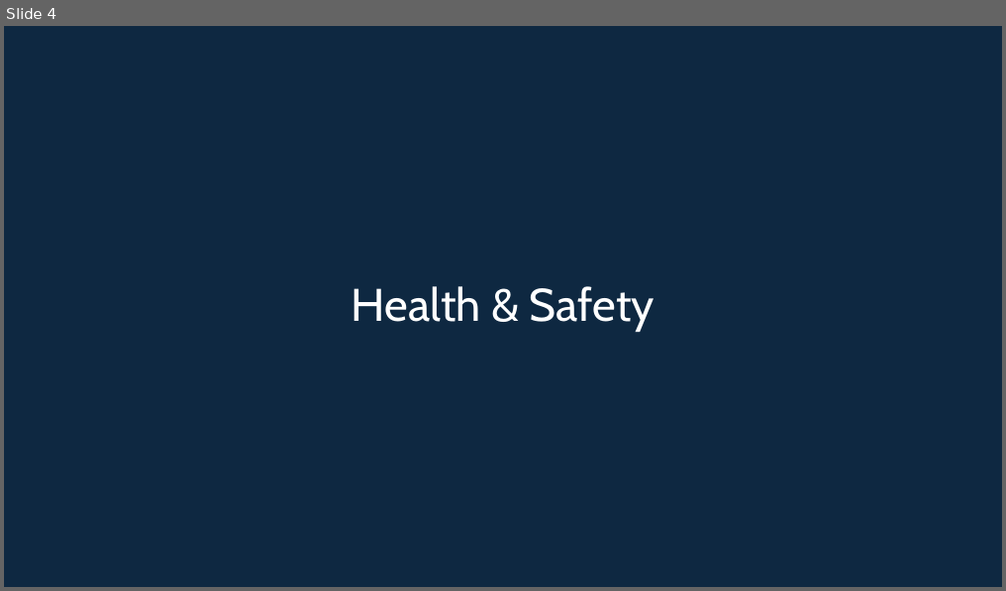
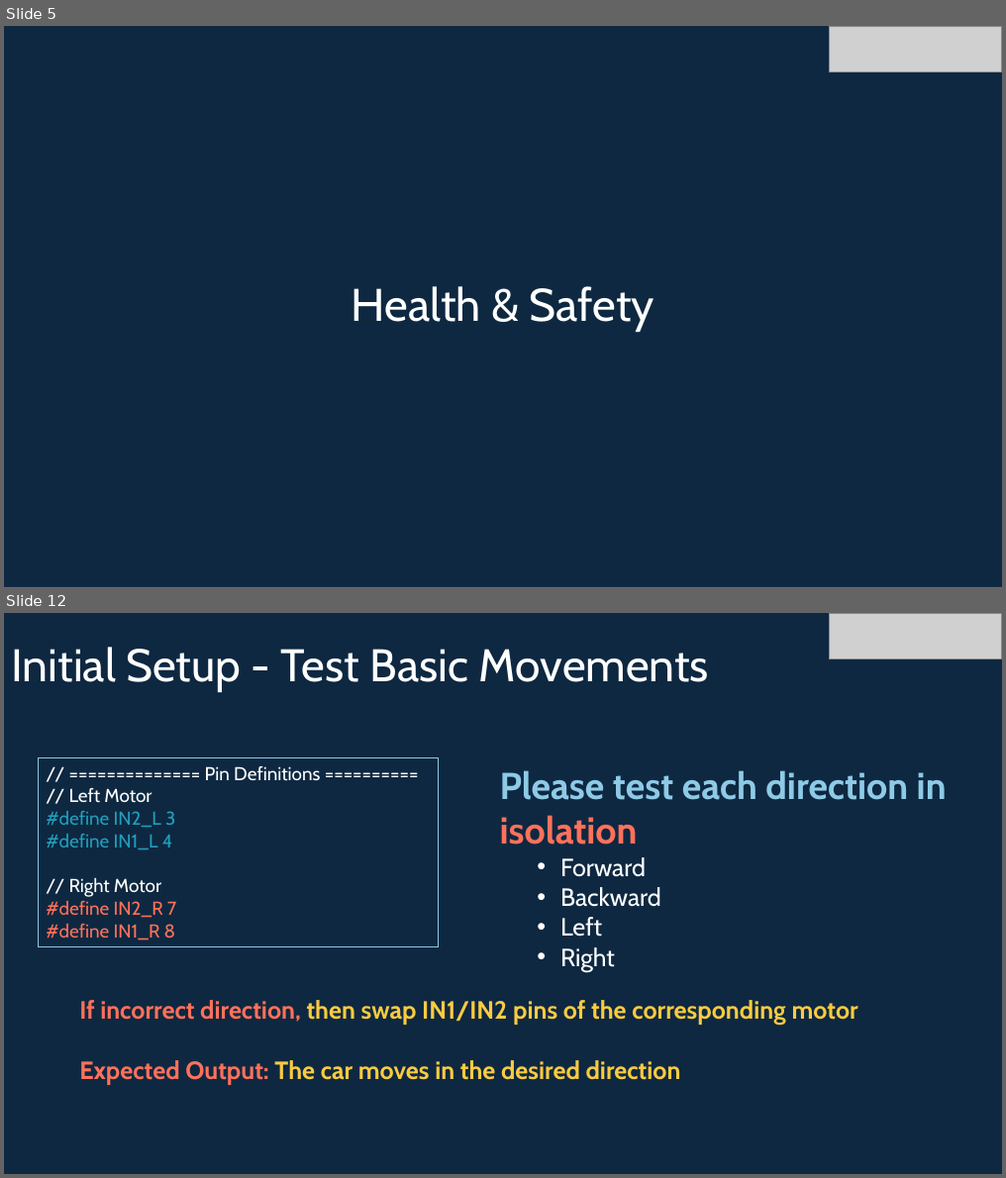
Before and after one commit to info-zas/Training, a slide deck: GPREC/05_Navigational_Robot_Car-2-Comms/ZASRobotics_Car-2.pptx. Shown one above the other, each under a label of ours: slide 4 before the commit, slides 5 and 12 after it; the slides between them are not shown. The pictures are 1006x591 and 1006x1178 pixels, drawn with LibreOffice and Linux fonts; fonts in the diff are those of the drawing; grey boxes stand for pictures. Boxes give left, top, right and bottom in pixels: in the first picture for what was removed or moved away, otherwise in the second. Text is boxed around its words. In the diff, an @@ line names an element or a change of style, - is before the commit and + after.

```diff
--- a/GPREC/05_Navigational_Robot_Car-2-Comms/ZASRobotics_Car-2.pptx
+++ b/GPREC/05_Navigational_Robot_Car-2-Comms/ZASRobotics_Car-2.pptx
@@ slide 12 added at (4,613,1002,1174), background #0E2841 @@
@@ picture added at (829,613,1001,660) @@
@@ title added at (12,647,709,692), 44 pt, text #FFFFFF @@
+Initial Setup - Test Basic Movements
@@ rectangle added at (39,759,439,947), outline #8ECAE6 0.75 pt, 18 pt, text #FFFFFF @@
+// ============== Pin Definitions ==========
+// Left Motor
+#define IN2_L 3
+#define IN1_L 4
+// Right Motor
+#define IN2_R 7
+#define IN1_R 8
@@ text added at (500,770,946,972), 36 pt, text #8ECAE6, bold @@
+Please test each direction in isolation
+  • Forward
+  • Backward
+  • Left
+  • Right
@@ text added at (79,1000,858,1085), 24 pt, text #F9CB40, bold @@
+If incorrect direction, then swap IN1/IN2 pins of the corresponding motor
+Expected Output: The car moves in the desired direction
@@ what was slide 4 is now slide 5 @@
@@ slide 5 changed as well @@
@@ picture added at (829,26,1001,73) @@
```
Also in this commit, not shown: 7 other slides changed, 8 other slides added, 4 slides removed.
